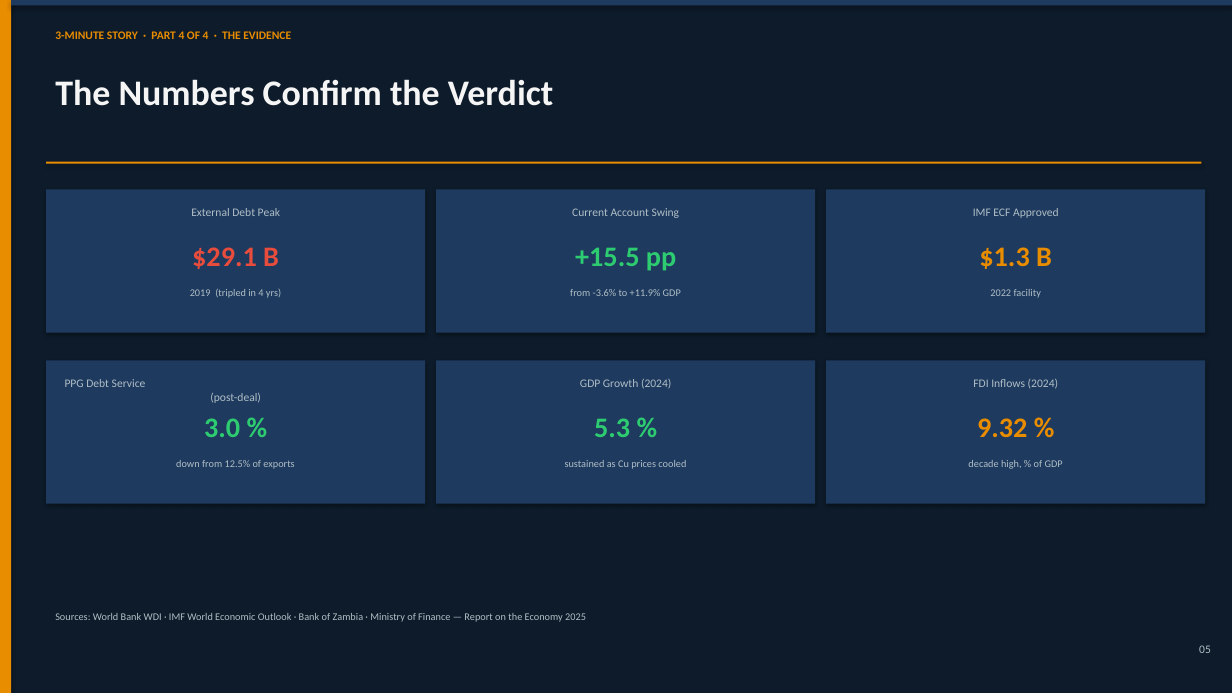
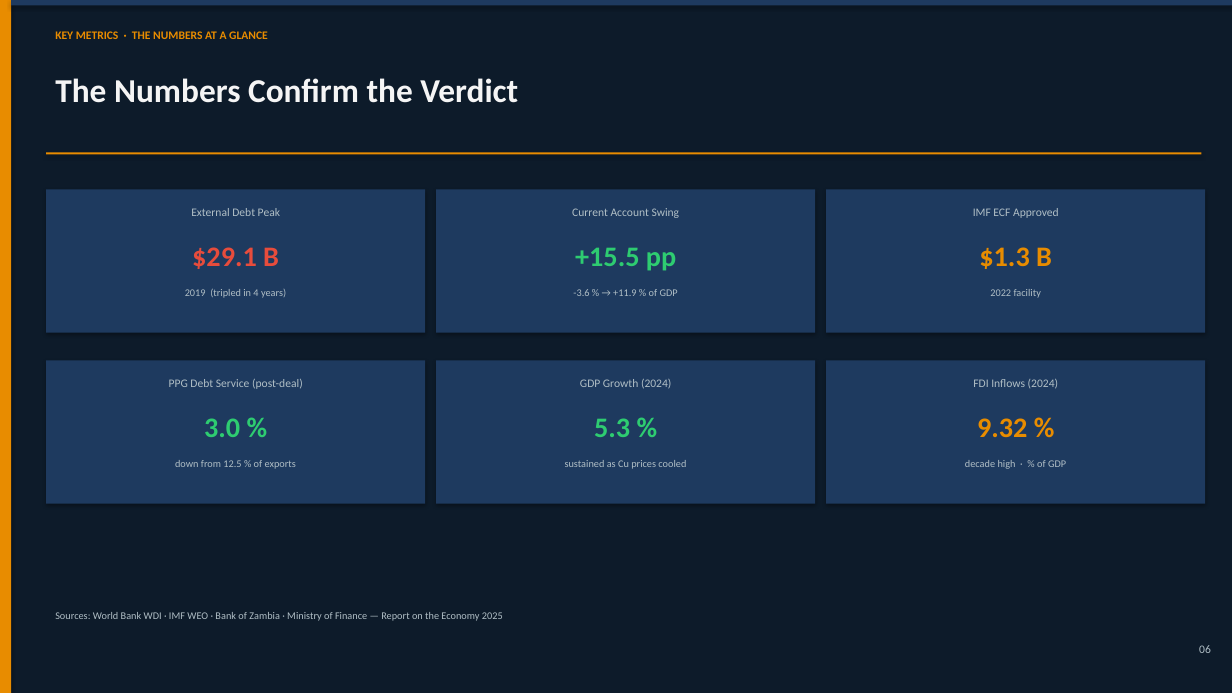
Before and after one commit to Boldwin0732/Zambia-Economic-recovery, a slide deck: slide 6 of Zambia_Economic_Recovery_Presentation.pptx (slide 5 before the commit). Drawn at 1232x693 pixels with LibreOffice and Linux fonts; fonts in the diff are those of the drawing. Boxes give left, top, right and bottom in pixels: in the first picture for what was removed or moved away, otherwise in the second. Text is boxed around its words. In the diff, an @@ line names an element or a change of style, - is before the commit and + after.

```diff
--- a/Zambia_Economic_Recovery_Presentation.pptx
+++ b/Zambia_Economic_Recovery_Presentation.pptx
@@ text at (55,31,268,39): text changed @@
-3-MINUTE STORY · PART 4 OF 4 · THE EVIDENCE
+KEY METRICS · THE NUMBERS AT A GLANCE
@@ text "The Numbers Confirm the Verdict" at (55,78,518,103): size 28 to 26 pt @@
@@ rectangle: place and size @@
-rectangle at (46,162,1202,164)
+rectangle at (46,152,1202,154)
@@ text at (185,289,286,298): text changed @@
-2019 (tripled in 4 yrs)
+2019 (tripled in 4 years)
@@ text at (573,289,678,296): text changed @@
-from -3.6% to +11.9% GDP
+-3.6 % → +11.9 % of GDP
@@ text "PPG Debt Service (post-deal)" rewrapped from (65,379,261,403) to (169,379,303,389) @@
@@ text at (175,460,296,469): spaces changed @@
-down from 12.5% of exports
+down from 12.5 % of exports
@@ text at (965,460,1066,469): text changed @@
-decade high, % of GDP
+decade high · % of GDP
@@ text at (55,612,503,621): text changed @@
-Sources: World Bank WDI · IMF World Economic Outlook · Bank of Zambia · Ministry of Finance — Report on the Economy 2025
+Sources: World Bank WDI · IMF WEO · Bank of Zambia · Ministry of Finance — Report on the Economy 2025
@@ text at (1199,645,1211,653): text changed @@
-05
+06
```
Also in this commit, not shown: 5 other slides changed, 1 slide added, 1 other file.
